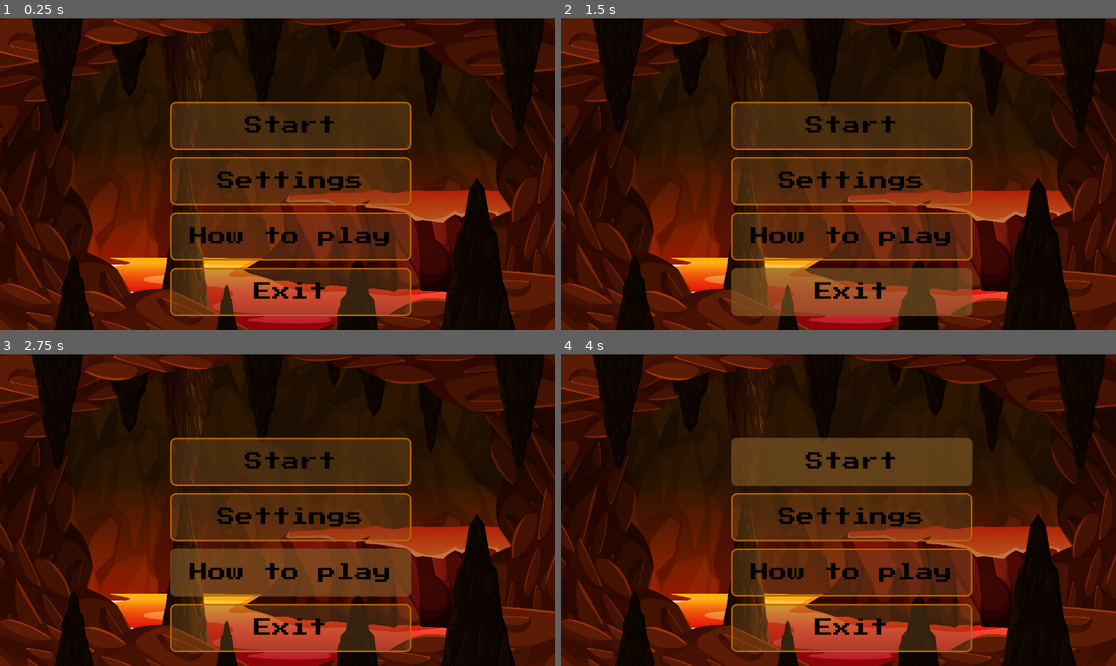
Above: before the commit, frames 1-4 (two rows, left to right).
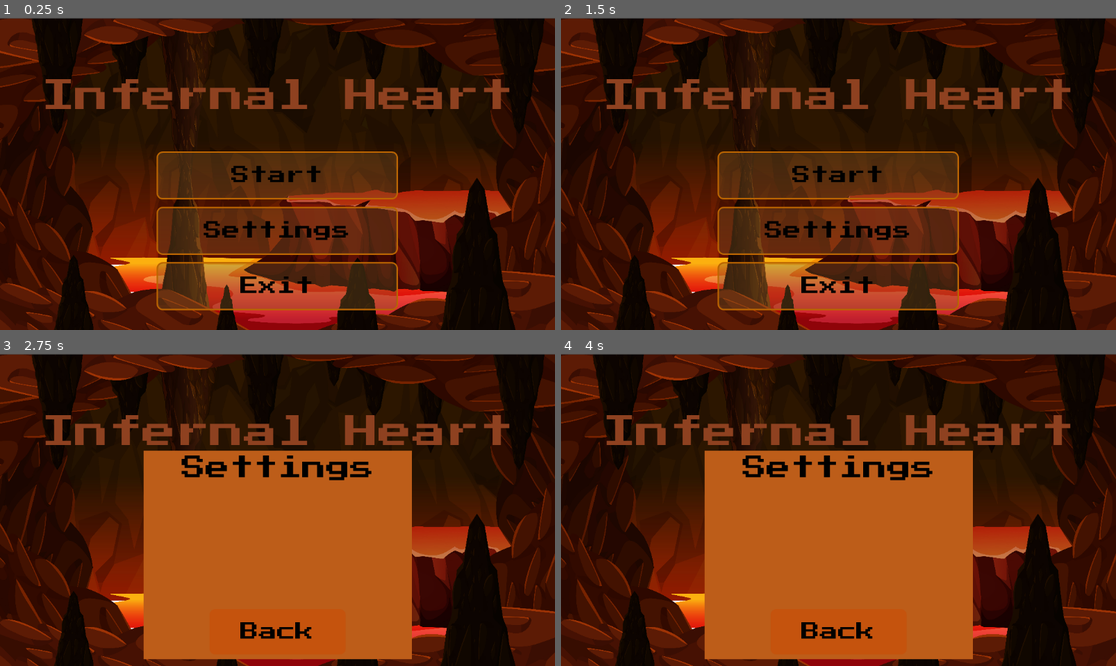
Above: after the commit, the same moments.

Repository: AffanKhan261/Godot_Campfire_Game_Repo
Game: Godot game, scene res://scenes/main_menu.tscn
Two runs of this game, one before a commit and one after it. Both use one fixed random seed, a clock stepped at 60 frames per second and the inputs below.
Inputs (mouse positions are in pixels of both pictures, inside the frame that each line leads up to):
- Up to frame 1 (0.25 s): no input
- Up to frame 2 (1.5 s): click "Settings" at 0.5 s; click (838, 295) at 1.25 s, where only the run after the commit has a clickable "Back"
- Up to frame 3 (2.75 s): click (288, 572) at 2 s, where only the run before the commit has a clickable "How to play"
- Up to frame 4 (4 s): click (849, 463) at 2.75 s, where only the run before the commit has a clickable "Start"; click (849, 463) at 3.5 s, where only the run before the commit has a clickable "Start"

The runs differ from the first frame. In frame 1, 19% of the frame differs, in the area x 8-92%, y 19-96%; in frame 2, 22%; in frame 3, 36%, in the area x 8-92%, y 19-98%; in frame 4, 36%.

Commit message:
init
basically completed main menu

Diff:
--- a/scenes/main_menu.tscn
+++ b/scenes/main_menu.tscn
@@ -1,5 +1,6 @@
 [gd_scene format=3 uid="uid://klwod7wfsxh3"]
 
+[ext_resource type="Script" uid="uid://bbdju5oqh1k4" path="res://scripts/main_menu.gd" id="1_bqqt6"]
 [ext_resource type="Texture2D" uid="uid://c7xka82uc1hib" path="res://assets/infernal-dark-cave-with-lava-scene/50656.jpg" id="1_ekxnf"]
 [ext_resource type="FontFile" uid="uid://bbfm0q7fajwvn" path="res://assets/PressStart2P-Regular.ttf" id="1_l6cm7"]
 
@@ -18,6 +19,13 @@
 corner_radius_bottom_right = 12
 corner_radius_bottom_left = 12
 
+[sub_resource type="StyleBoxFlat" id="StyleBoxFlat_bqqt6"]
+bg_color = Color(0.5137255, 0.35686275, 0.15294118, 0.827451)
+corner_radius_top_left = 12
+corner_radius_top_right = 12
+corner_radius_bottom_right = 12
+corner_radius_bottom_left = 12
+
 [sub_resource type="StyleBoxFlat" id="StyleBoxFlat_ekxnf"]
 bg_color = Color(0.5137255, 0.35686275, 0.15294118, 0.6392157)
 corner_radius_top_left = 12
@@ -25,8 +33,8 @@
 corner_radius_bottom_right = 12
 corner_radius_bottom_left = 12
 
-[sub_resource type="StyleBoxFlat" id="StyleBoxFlat_bqqt6"]
-bg_color = Color(0, 0, 0, 1)
+[sub_resource type="StyleBoxFlat" id="StyleBoxFlat_oa1go"]
+bg_color = Color(0.5137255, 0.35686275, 0.15294118, 0.827451)
 corner_radius_top_left = 12
 corner_radius_top_right = 12
 corner_radius_bottom_right = 12
@@ -40,21 +48,14 @@
 corner_radius_bottom_left = 12
 
 [sub_resource type="StyleBoxFlat" id="StyleBoxFlat_8ln24"]
-bg_color = Color(0, 0, 0, 1)
-corner_radius_top_left = 12
-corner_radius_top_right = 12
-corner_radius_bottom_right = 12
-corner_radius_bottom_left = 12
-
-[sub_resource type="StyleBoxFlat" id="StyleBoxFlat_rtw2f"]
-bg_color = Color(0.5137255, 0.35686275, 0.15294118, 0.6392157)
-corner_radius_top_left = 12
-corner_radius_top_right = 12
-corner_radius_bottom_right = 12
-corner_radius_bottom_left = 12
-
-[sub_resource type="StyleBoxFlat" id="StyleBoxFlat_oa1go"]
-bg_color = Color(0, 0, 0, 1)
+bg_color = Color(0.5137255, 0.35686275, 0.15294118, 0.827451)
+corner_radius_top_left = 12
+corner_radius_top_right = 12
+corner_radius_bottom_right = 12
+corner_radius_bottom_left = 12
+
+[sub_resource type="StyleBoxFlat" id="StyleBoxFlat_jk1qb"]
+bg_color = Color(0.5137255, 0.35686275, 0.15294118, 0.827451)
 corner_radius_top_left = 12
 corner_radius_top_right = 12
 corner_radius_bottom_right = 12
@@ -67,8 +68,11 @@
 corner_radius_bottom_right = 12
 corner_radius_bottom_left = 12
 
-[sub_resource type="StyleBoxFlat" id="StyleBoxFlat_jk1qb"]
-bg_color = Color(0, 0, 0, 1)
+[sub_resource type="StyleBoxFlat" id="StyleBoxFlat_rtw2f"]
+bg_color = Color(0.74109906, 0.36523208, 0.09714011, 1)
+
+[sub_resource type="StyleBoxFlat" id="StyleBoxFlat_5dd4i"]
+bg_color = Color(0.80784315, 0.2784314, 0, 0.47843137)
 corner_radius_top_left = 12
 corner_radius_top_right = 12
 corner_radius_bottom_right = 12
@@ -83,8 +87,9 @@
 anchor_bottom = 0.5
 grow_horizontal = 2
 grow_vertical = 2
-
-[node name="Panel" type="Panel" parent="." unique_id=1373893451]
+script = ExtResource("1_bqqt6")
+
+[node name="Background" type="Panel" parent="." unique_id=1373893451]
 layout_mode = 1
 anchors_preset = 8
 anchor_left = 0.5
@@ -99,22 +104,22 @@
 grow_vertical = 2
 theme_override_styles/panel = SubResource("StyleBoxTexture_bqqt6")
 
-[node name="VBoxContainer" type="VBoxContainer" parent="." unique_id=1759762795]
-layout_mode = 1
-anchors_preset = 8
-anchor_left = 0.5
-anchor_top = 0.5
-anchor_right = 0.5
-anchor_bottom = 0.5
-offset_left = -223.0
-offset_top = -150.0
-offset_right = 278.5
-offset_bottom = 295.0
+[node name="MainButtons" type="VBoxContainer" parent="." unique_id=1759762795]
+layout_mode = 1
+anchors_preset = 8
+anchor_left = 0.5
+anchor_top = 0.5
+anchor_right = 0.5
+anchor_bottom = 0.5
+offset_left = -250.75
+offset_top = -47.0
+offset_right = 250.75
+offset_bottom = 283.0
 grow_horizontal = 2
 grow_vertical = 2
 theme_override_constants/separation = 15
 
-[node name="Start Button" type="Button" parent="VBoxContainer" unique_id=1784897486]
+[node name="Start Button" type="Button" parent="MainButtons" unique_id=1784897486]
 custom_minimum_size = Vector2(0, 100)
 layout_mode = 2
 size_flags_vertical = 8
@@ -126,11 +131,12 @@
 theme_override_fonts/font = ExtResource("1_l6cm7")
 theme_override_font_sizes/font_size = 38
 theme_override_styles/normal = SubResource("StyleBoxFlat_vue75")
+theme_override_styles/pressed = SubResource("StyleBoxFlat_bqqt6")
 theme_override_styles/hover = SubResource("StyleBoxFlat_ekxnf")
 theme_override_styles/hover_pressed = SubResource("StyleBoxFlat_bqqt6")
 text = "Start"
 
-[node name="Settings" type="Button" parent="VBoxContainer" unique_id=1131474758]
+[node name="Settings" type="Button" parent="MainButtons" unique_id=1131474758]
 custom_minimum_size = Vector2(0, 100)
 layout_mode = 2
 theme_override_colors/font_color = Color(0, 0, 0, 1)
@@ -141,11 +147,12 @@
 theme_override_fonts/font = ExtResource("1_l6cm7")
 theme_override_font_sizes/font_size = 38
 theme_override_styles/normal = SubResource("StyleBoxFlat_vue75")
+theme_override_styles/pressed = SubResource("StyleBoxFlat_oa1go")
 theme_override_styles/hover = SubResource("StyleBoxFlat_wu84c")
 theme_override_styles/hover_pressed = SubResource("StyleBoxFlat_8ln24")
 text = "Settings"
 
-[node name="How to play" type="Button" parent="VBoxContainer" unique_id=490009178]
+[node name="Exit" type="Button" parent="MainButtons" unique_id=1097001551]
 custom_minimum_size = Vector2(0, 100)
 layout_mode = 2
 theme_override_colors/font_color = Color(0, 0, 0, 1)
@@ -156,21 +163,81 @@
 theme_override_fonts/font = ExtResource("1_l6cm7")
 theme_override_font_sizes/font_size = 38
 theme_override_styles/normal = SubResource("StyleBoxFlat_vue75")
-theme_override_styles/hover = SubResource("StyleBoxFlat_rtw2f")
-theme_override_styles/hover_pressed = SubResource("StyleBoxFlat_oa1go")
-text = "How to play"
-
-[node name="Exit" type="Button" parent="VBoxContainer" unique_id=1097001551]
-custom_minimum_size = Vector2(0, 100)
-layout_mode = 2
-theme_override_colors/font_color = Color(0, 0, 0, 1)
-theme_override_colors/font_focus_color = Color(0, 0, 0, 1)
-theme_override_colors/font_pressed_color = Color(0, 0, 0, 1)
-theme_override_colors/font_hover_color = Color(0, 0, 0, 1)
-theme_override_colors/font_hover_pressed_color = Color(0, 0, 0, 1)
-theme_override_fonts/font = ExtResource("1_l6cm7")
-theme_override_font_sizes/font_size = 38
-theme_override_styles/normal = SubResource("StyleBoxFlat_vue75")
+theme_override_styles/pressed = SubResource("StyleBoxFlat_jk1qb")
 theme_override_styles/hover = SubResource("StyleBoxFlat_tbmy8")
 theme_override_styles/hover_pressed = SubResource("StyleBoxFlat_jk1qb")
 text = "Exit"
+
+[node name="Title" type="Label" parent="." unique_id=1839196035]
+layout_mode = 1
+anchors_preset = 5
+anchor_left = 0.5
+anchor_right = 0.5
+offset_left = -39.0
+offset_top = -196.0
+offset_right = 39.0
+offset_bottom = -173.0
+grow_horizontal = 2
+theme_override_colors/font_color = Color(0.5564672, 0.256697, 0.12527785, 1)
+theme_override_colors/font_shadow_color = Color(0, 0, 0, 0)
+theme_override_colors/font_outline_color = Color(0, 0, 0, 1)
+theme_override_fonts/font = ExtResource("1_l6cm7")
+theme_override_font_sizes/font_size = 70
+text = "Infernal Heart"
+
+[node name="Settings" type="Panel" parent="." unique_id=1877642773]
+visible = false
+layout_mode = 1
+anchors_preset = 8
+anchor_left = 0.5
+anchor_top = 0.5
+anchor_right = 0.5
+anchor_bottom = 0.5
+offset_left = -278.5
+offset_top = -123.0
+offset_right = 278.5
+offset_bottom = 310.0
+grow_horizontal = 2
+grow_vertical = 2
+theme_override_styles/panel = SubResource("StyleBoxFlat_rtw2f")
+
+[node name="Label" type="Label" parent="Settings" unique_id=663097548]
+layout_mode = 1
+anchors_preset = 5
+anchor_left = 0.5
+anchor_right = 0.5
+offset_left = -200.0
+offset_top = 11.0
+offset_right = 200.0
+offset_bottom = 61.0
+grow_horizontal = 2
+theme_override_colors/font_color = Color(0, 0, 0, 1)
+theme_override_fonts/font = ExtResource("1_l6cm7")
+theme_override_font_sizes/font_size = 50
+text = "Settings"
+
+[node name="BackButton" type="Button" parent="Settings" unique_id=74995856]
+layout_mode = 1
+anchors_preset = 7
+anchor_left = 0.5
+anchor_top = 1.0
+anchor_right = 0.5
+anchor_bottom = 1.0
+offset_left = -141.25
+offset_top = -104.0
+offset_right = 141.25
+offset_bottom = -10.0
+grow_horizontal = 2
+grow_vertical = 0
+theme_override_colors/font_color = Color(0, 0, 0, 1)
+theme_override_fonts/font = ExtResource("1_l6cm7")
+theme_override_font_sizes/font_size = 38
+theme_override_styles/normal = SubResource("StyleBoxFlat_5dd4i")
+theme_override_styles/pressed = SubResource("StyleBoxFlat_5dd4i")
+theme_override_styles/hover = SubResource("StyleBoxFlat_5dd4i")
+text = "Back"
+
+[connection signal="pressed" from="MainButtons/Start Button" to="." method="_on_start_button_pressed"]
+[connection signal="pressed" from="MainButtons/Settings" to="." method="_on_settings_pressed"]
+[connection signal="pressed" from="MainButtons/Exit" to="." method="_on_exit_pressed"]
+[connection signal="pressed" from="Settings/BackButton" to="." method="_on_back_button_pressed"]
--- /dev/null
+++ b/scripts/fullscreen_toggle.gd
@@ -0,0 +1,20 @@
+extends CheckButton
+
+
+# Called when the node enters the scene tree for the first time.
+func _ready() -> void:
+	pass # Replace with function body.
+
+
+# Called every frame. 'delta' is the elapsed time since the previous frame.
+func _process(delta: float) -> void:
+	pass
+
+
+
+
+func _on_toggled(toggled_on: bool) -> void:
+	if toggled_on == true:
+		DisplayServer.window_set_mode(DisplayServer.WINDOW_MODE_FULLSCREEN)
+	else:
+		DisplayServer.window_set_mode(DisplayServer.WINDOW_MODE_WINDOWED)
--- /dev/null
+++ b/scripts/main_menu.gd
@@ -0,0 +1,31 @@
+extends Control
+
+@onready var main_buttons: VBoxContainer = $MainButtons
+@onready var settings: Panel = $Settings
+
+# Called when the node enters the scene tree for the first time.
+func _ready() -> void:
+	main_buttons.visible = true
+	settings.visible = false
+
+
+# Called every frame. 'delta' is the elapsed time since the previous frame.
+func _process(delta: float) -> void:
+	pass
+
+
+func _on_start_button_pressed() -> void:
+	get_tree().change_scene_to_file("res://scenes/level_1.tscn")
+
+
+func _on_exit_pressed() -> void:
+	get_tree().quit()
+
+
+func _on_back_button_pressed() -> void:
+	_ready()
+
+
+func _on_settings_pressed() -> void:
+	main_buttons.visible = false
+	settings.visible = true
Not shown, added: scripts/fullscreen_toggle.gd.uid
Not shown, added: scripts/main_menu.gd.uid
